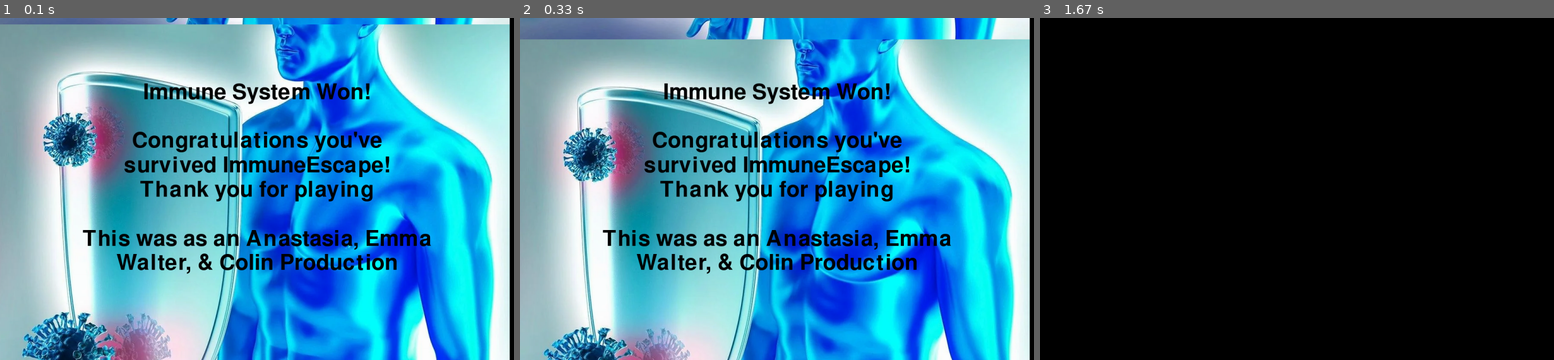
Above: before the commit, frames 1-3 (left to right).
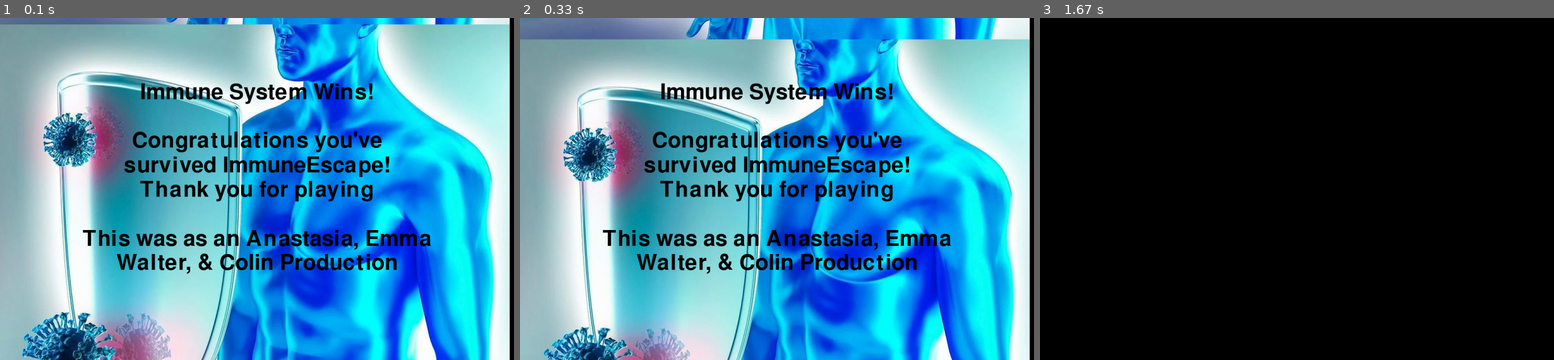
Above: after the commit, the same moments.

Repository: cmdcolin/ImmuneEscape
Game: pygame game, started from Immune_EndScreen.py
Two runs of this game, one before a commit and one after it. Both use one fixed random seed, a clock stepped at 60 frames per second and the inputs below.
Inputs:
- Up to frame 1 (0.1 s): no input
- Up to frame 2 (0.33 s): no input
- Up to frame 3 (1.67 s): tap Enter at 0.33 s

The runs differ from the first frame. In frame 1, 1.4% of the frame differs, in the area x 27-73%, y 19-26%; in frame 2, 1.4%; in frame 3, nothing differs.

Commit message:
updated immune end screen

Diff:
--- a/Immune_EndScreen.py
+++ b/Immune_EndScreen.py
@@ -60,7 +60,7 @@
         y += line.get_height() + line_spacing  # Update y for next line
 
 # Multi-line text to display
-text = "Immune System Won!\n\nCongratulations you've\nsurvived ImmuneEscape!\nThank you for playing\n\nThis was as an Anastasia, Emma\nWalter, & Colin Production"
+text = "Immune System Wins!\n\nCongratulations you've\nsurvived ImmuneEscape!\nThank you for playing\n\nThis was as an Anastasia, Emma\nWalter, & Colin Production"
 
 background_object = Background()
 
